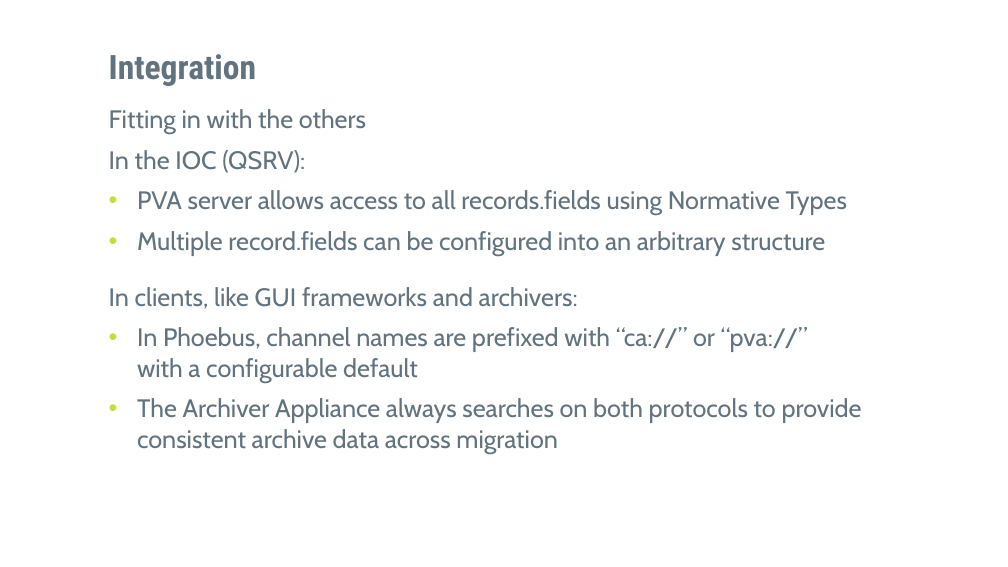
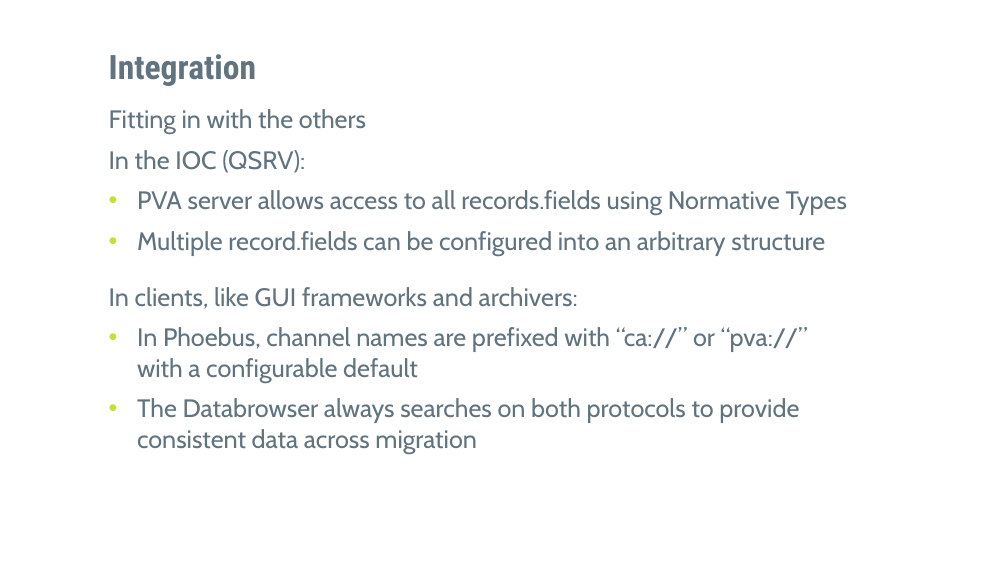
Before and after one commit to epics-training/epics7-overview, a slide deck: slide 8 of presentations/EPICS 7 Overview.pptx. Drawn at 1008x567 pixels with LibreOffice and Linux fonts; fonts in the diff are those of the drawing; background and template pictures are left out. Boxes give left, top, right and bottom in pixels: in the first picture for what was removed or moved away, otherwise in the second. Text is boxed around its words. In the diff, an @@ line names an element or a change of style, - is before the commit and + after.

```diff
--- a/presentations/EPICS 7 Overview.pptx
+++ b/presentations/EPICS 7 Overview.pptx
@@ text at (x1=137, y1=398, x2=799, y2=454): text changed @@
-• The Archiver Appliance always searches on both protocols to provide consistent archive data across migration
+• The Databrowser always searches on both protocols to provide consistent data across migration
```
Also in this commit, not shown: 1 other slide changed.
